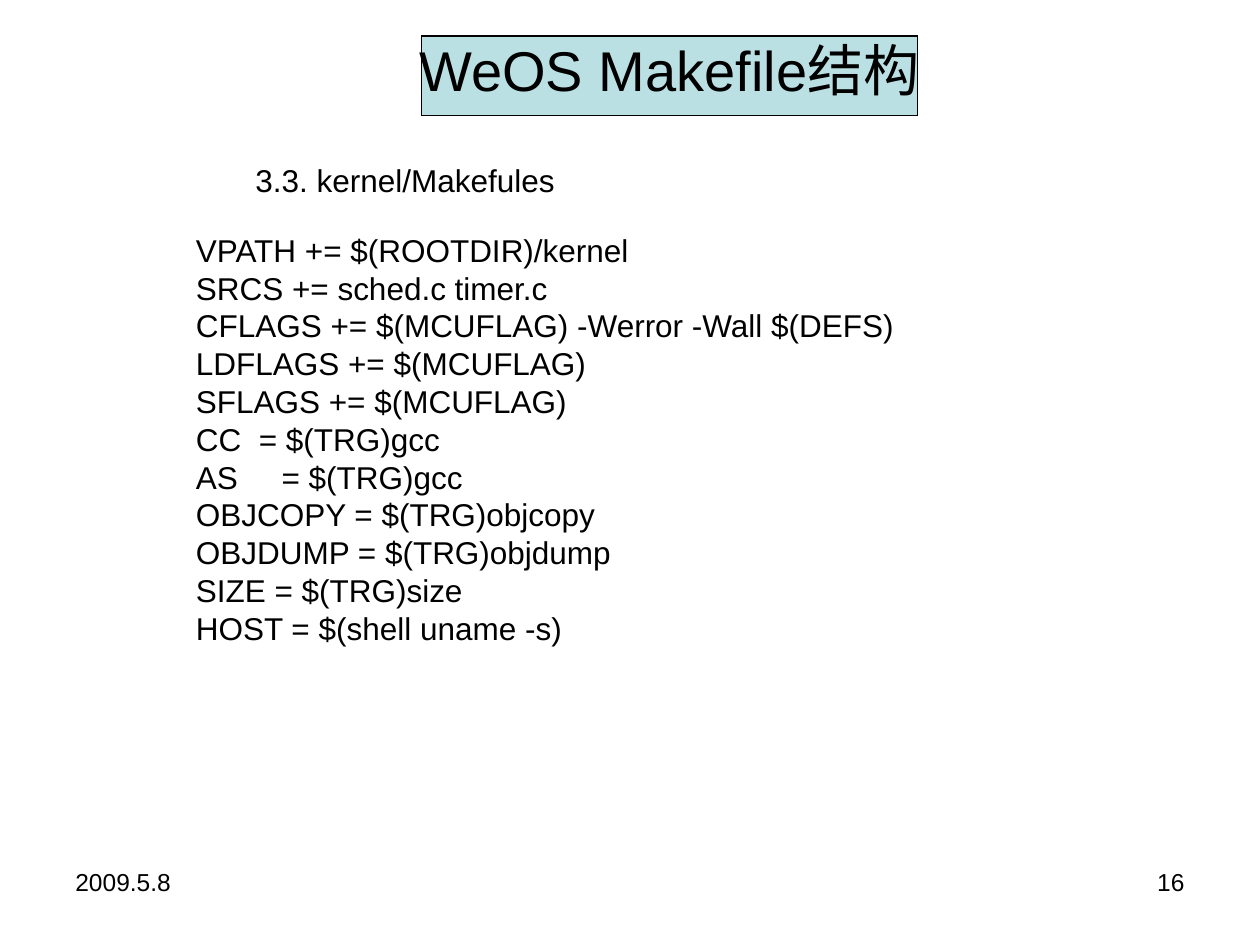
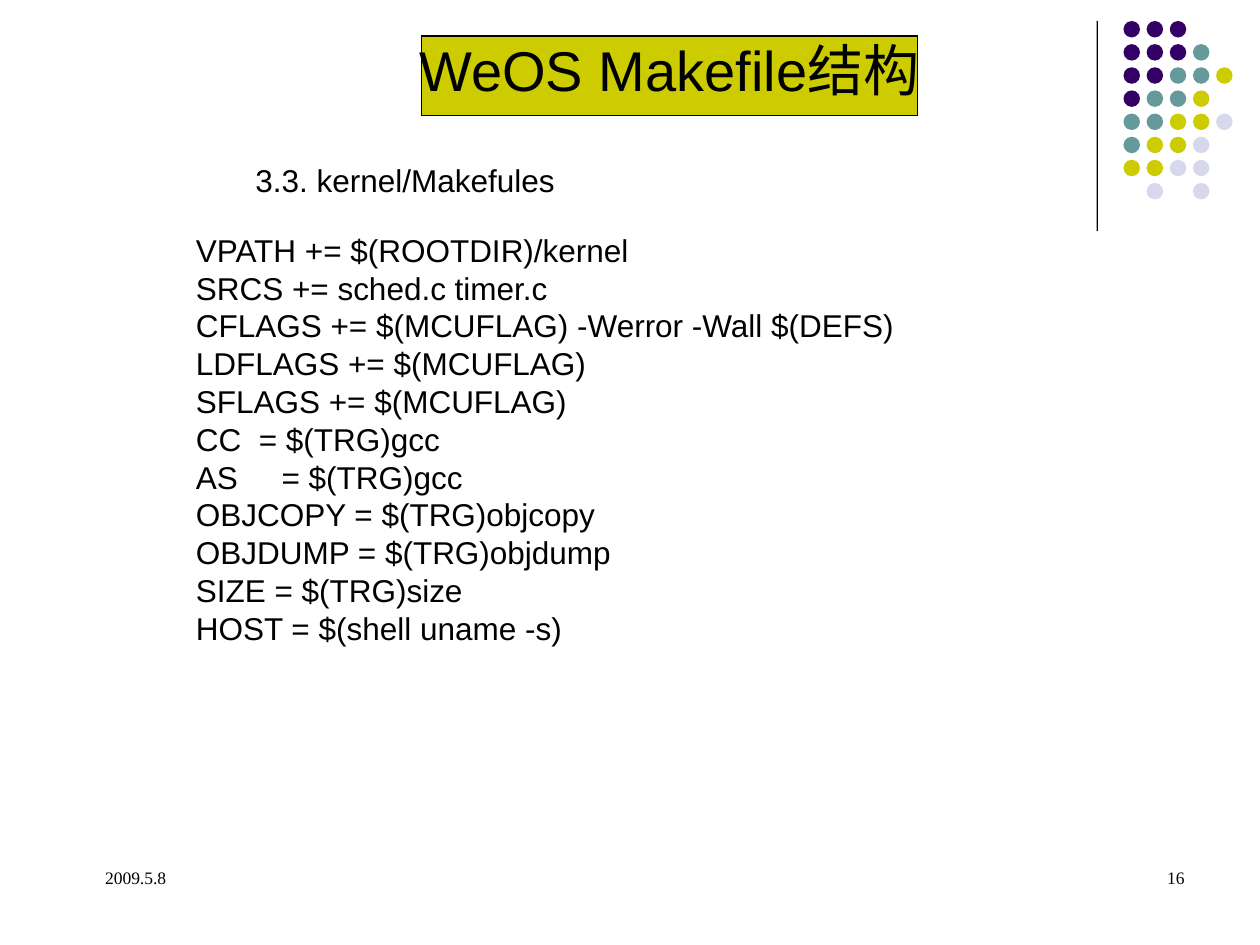
Before and after one commit to qinzb/WeOS, a slide deck: slide 16 of doc/weos_V0.1.ppt. Drawn at 1260x945 pixels with LibreOffice and Linux fonts; fonts in the diff are those of the drawing. Boxes give left, top, right and bottom in pixels: in the first picture for what was removed or moved away, otherwise in the second. Text is boxed around its words. In the diff, an @@ line names an element or a change of style, - is before the commit and + after.

```diff
--- a/doc/weos_V0.1.ppt
+++ b/doc/weos_V0.1.ppt
@@ line added from (1097, 21) to (1097, 231), #000000 0.74 pt @@
@@ rectangle "WeOS Makefile结构" at [422,35,919,115]: fill #BBE0E3 to #CCCC00 @@
@@ group added at [1124,21,1232,199]: 31 ellipses @@
@@ text "2009.5.8" at [105,872,166,884]: size 14 to 10 pt, font Arial to Times New Roman; indent changed @@
@@ page number at [1167,872,1184,884]: size 14 to 10 pt, font Arial to Times New Roman; indent changed @@
```
Also in this commit, not shown: 20 other slides changed, 10 slides added.
